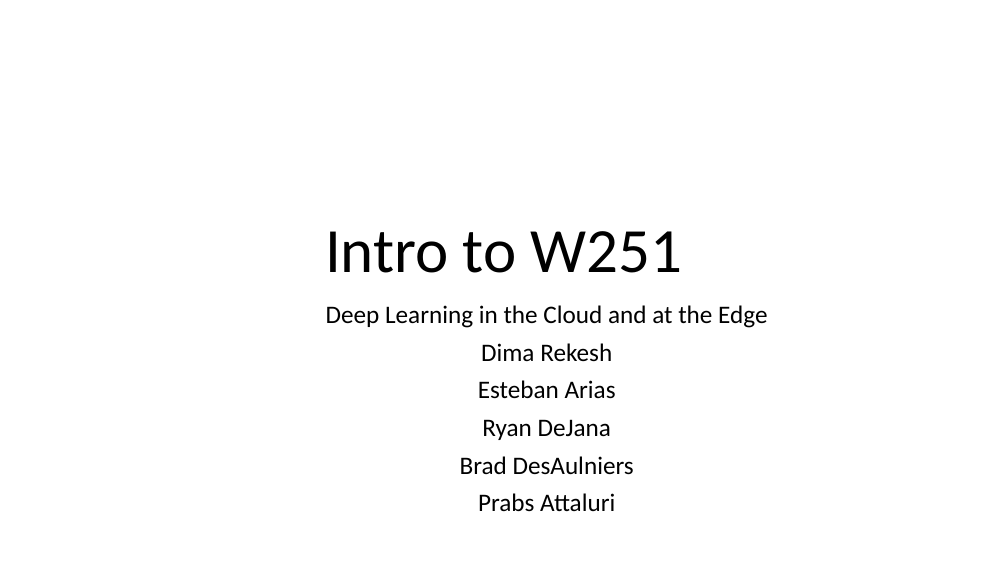
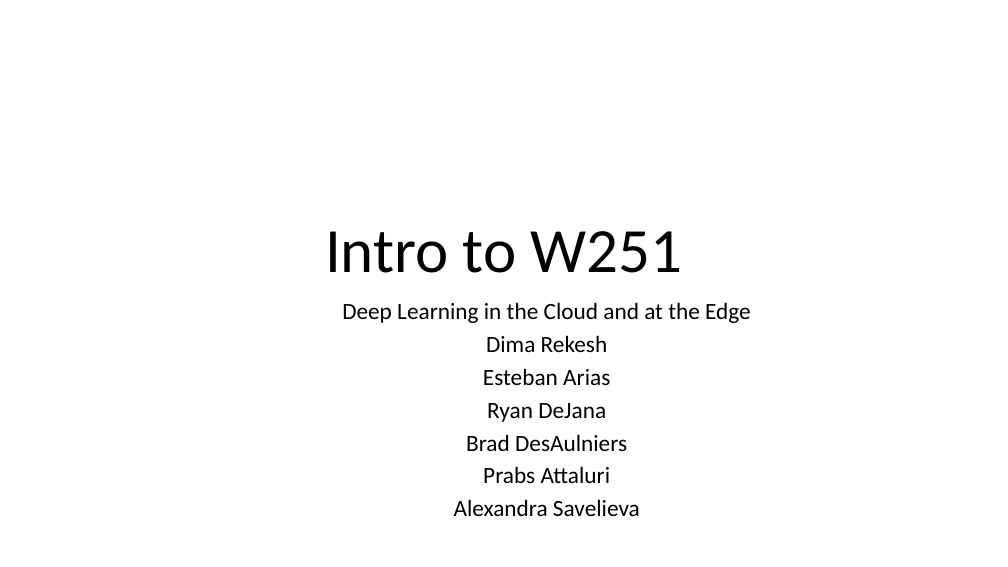
Before and after one commit to MIDS-scaling-up/v3, a slide deck: slide 1 of week01/Lecture_1.pptx. Drawn at 1008x567 pixels with LibreOffice and Linux fonts; fonts in the diff are those of the drawing. Boxes give left, top, right and bottom in pixels: in the first picture for what was removed or moved away, otherwise in the second. Text is boxed around its words. In the diff, an @@ line names an element or a change of style, - is before the commit and + after.

```diff
--- a/week01/Lecture_1.pptx
+++ b/week01/Lecture_1.pptx
@@ subtitle at (x1=342, y1=302, x2=751, y2=483): size 24 to 22.2 pt in "Deep Learning in the Cloud and at ...", "Dima Rekesh", "Esteban Arias", "Ryan DeJana" and 2 more places; line spacing 0.9 to 0.8 @@
@@ subtitle at (x1=454, y1=499, x2=640, y2=516): paragraph added @@
+Alexandra Savelieva
```
Also in this commit, not shown: 1 slide added, 3 slides removed.
